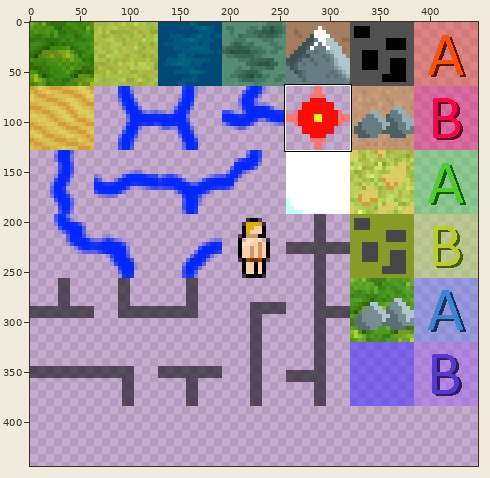
Sprite sheet, stored at src/main/resources/sheets/tiles_map.png. Above, an overview of the earlier version with the close-up marked.
Close-up. Earlier state:
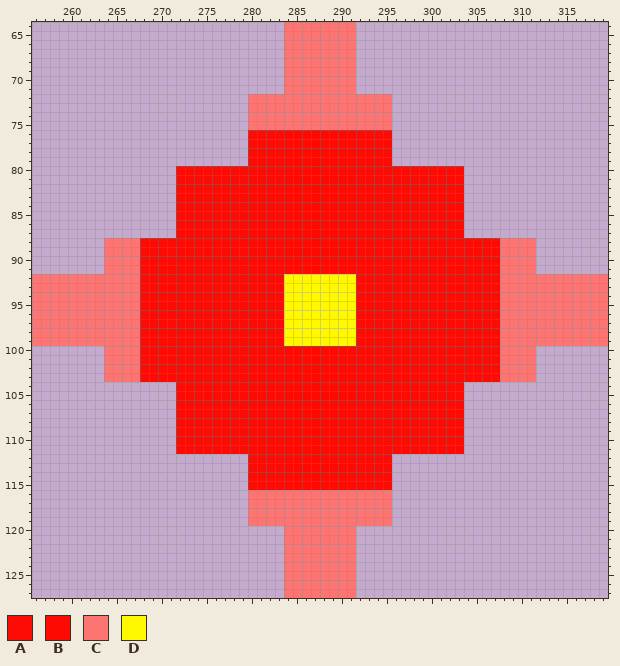
The file is 448x384 pixels. Pixels under 10% opacity are left out. Colours within 5 levels of each other are drawn and written as one. Shown: x 256..319, y 64..127. The old version is drawn lined up with the new one, on the new canvas. The wide view leaves out empty margins. The commit also changed other parts of the picture, which this record leaves out.
Palette (. is transparent): A #ff0800f8  B #ff0a03  C #ff7470f8  D #fff800
Pixels before (only the part around the change), first column x 256:
 64 ............................CCCCCCCC............................
 65 ............................CCCCCCCC............................
 66 ............................CCCCCCCC............................
 67 ............................CCCCCCCC............................
 68 ............................CCCCCCCC............................
 69 ............................CCCCCCCC............................
 70 ............................CCCCCCCC............................
 71 ............................CCCCCCCC............................
 72 ........................CCCCCCCCCCCCCCCC........................
 73 ........................CCCCCCCCCCCCCCCC........................
 74 ........................CCCCCCCCCCCCCCCC........................
 75 ........................CCCCCCCCCCCCCCCC........................
 76 ........................AAAABBBBBBBBAAAA........................
 77 ........................AAAABBBBBBBBAAAA........................
 78 ........................AAAABBBBBBBBAAAA........................
 79 ........................AAAABBBBBBBBAAAA........................
 80 ................AAAAAAAAAAAABBBBBBBBAAAAAAAAAAAA................
 81 ................AAAAAAAAAAAABBBBBBBBAAAAAAAAAAAA................
 82 ................AAAAAAAAAAAABBBBBBBBAAAAAAAAAAAA................
 83 ................AAAAAAAAAAAABBBBBBBBAAAAAAAAAAAA................
 84 ................AAAAAAAAAAAABBBBBBBBAAAAAAAAAAAA................
 85 ................AAAAAAAAAAAABBBBBBBBAAAAAAAAAAAA................
 86 ................AAAAAAAAAAAABBBBBBBBAAAAAAAAAAAA................
 87 ................AAAAAAAAAAAABBBBBBBBAAAAAAAAAAAA................
 88 ........CCCCAAAAAAAAAAAAAAAABBBBBBBBAAAAAAAAAAAAAAAACCCC........
 89 ........CCCCAAAAAAAAAAAAAAAABBBBBBBBAAAAAAAAAAAAAAAACCCC........
 90 ........CCCCAAAAAAAAAAAAAAAABBBBBBBBAAAAAAAAAAAAAAAACCCC........
 91 ........CCCCAAAAAAAAAAAAAAAABBBBBBBBAAAAAAAAAAAAAAAACCCC........
 92 CCCCCCCCCCCCAAAAAAAAAAAAAAAADDDDDDDDAAAAAAAAAAAAAAAACCCCCCCCCCCC
 93 CCCCCCCCCCCCAAAAAAAAAAAAAAAADDDDDDDDAAAAAAAAAAAAAAAACCCCCCCCCCCC
 94 CCCCCCCCCCCCAAAAAAAAAAAAAAAADDDDDDDDAAAAAAAAAAAAAAAACCCCCCCCCCCC
 95 CCCCCCCCCCCCAAAAAAAAAAAAAAAADDDDDDDDAAAAAAAAAAAAAAAACCCCCCCCCCCC
 96 CCCCCCCCCCCCAAAAAAAAAAAAAAAADDDDDDDDAAAAAAAAAAAAAAAACCCCCCCCCCCC
 97 CCCCCCCCCCCCAAAAAAAAAAAAAAAADDDDDDDDAAAAAAAAAAAAAAAACCCCCCCCCCCC
 98 CCCCCCCCCCCCAAAAAAAAAAAAAAAADDDDDDDDAAAAAAAAAAAAAAAACCCCCCCCCCCC
 99 CCCCCCCCCCCCAAAAAAAAAAAAAAAADDDDDDDDAAAAAAAAAAAAAAAACCCCCCCCCCCC
100 ........CCCCAAAAAAAAAAAAAAAABBBBBBBBAAAAAAAAAAAAAAAACCCC........
101 ........CCCCAAAAAAAAAAAAAAAABBBBBBBBAAAAAAAAAAAAAAAACCCC........
102 ........CCCCAAAAAAAAAAAAAAAABBBBBBBBAAAAAAAAAAAAAAAACCCC........
103 ........CCCCAAAAAAAAAAAAAAAABBBBBBBBAAAAAAAAAAAAAAAACCCC........
104 ................AAAAAAAAAAAABBBBBBBBAAAAAAAAAAAA................
105 ................AAAAAAAAAAAABBBBBBBBAAAAAAAAAAAA................
106 ................AAAAAAAAAAAABBBBBBBBAAAAAAAAAAAA................
107 ................AAAAAAAAAAAABBBBBBBBAAAAAAAAAAAA................
108 ................AAAAAAAAAAAABBBBBBBBAAAAAAAAAAAA................
109 ................AAAAAAAAAAAABBBBBBBBAAAAAAAAAAAA................
110 ................AAAAAAAAAAAABBBBBBBBAAAAAAAAAAAA................
111 ................AAAAAAAAAAAABBBBBBBBAAAAAAAAAAAA................
112 ........................AAAABBBBBBBBAAAA........................
113 ........................AAAABBBBBBBBAAAA........................
114 ........................AAAABBBBBBBBAAAA........................
115 ........................AAAABBBBBBBBAAAA........................
116 ........................CCCCCCCCCCCCCCCC........................
117 ........................CCCCCCCCCCCCCCCC........................
118 ........................CCCCCCCCCCCCCCCC........................
119 ........................CCCCCCCCCCCCCCCC........................
120 ............................CCCCCCCC............................
121 ............................CCCCCCCC............................
122 ............................CCCCCCCC............................
123 ............................CCCCCCCC............................
124 ............................CCCCCCCC............................
125 ............................CCCCCCCC............................
126 ............................CCCCCCCC............................
127 ............................CCCCCCCC............................
New version:
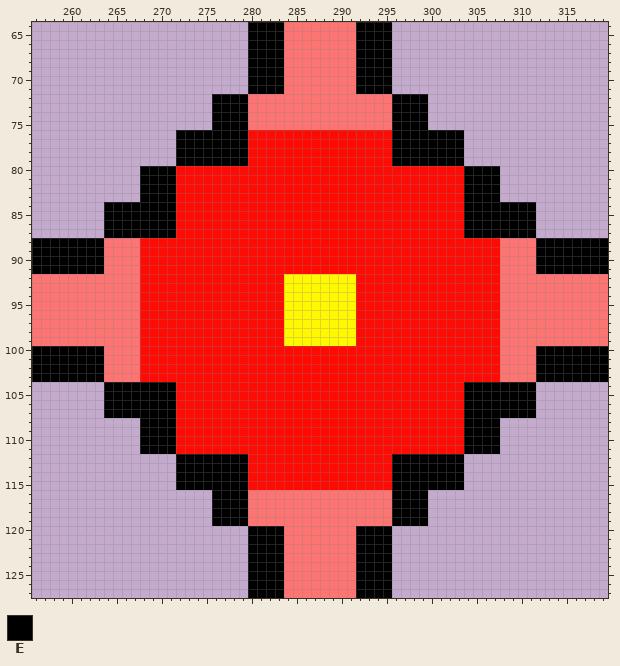
Colours new in this view: E #000000
Difference:
canvas 448x384 -> 448x448
Changed rows in their new state; - is an unchanged pixel.
first column x 256:
 64 ------------------------EEEE--------EEEE------------------------
 65 ------------------------EEEE--------EEEE------------------------
 66 ------------------------EEEE--------EEEE------------------------
 67 ------------------------EEEE--------EEEE------------------------
 68 ------------------------EEEE--------EEEE------------------------
 69 ------------------------EEEE--------EEEE------------------------
 70 ------------------------EEEE--------EEEE------------------------
 71 ------------------------EEEE--------EEEE------------------------
 72 --------------------EEEE----------------EEEE--------------------
 73 --------------------EEEE----------------EEEE--------------------
 74 --------------------EEEE----------------EEEE--------------------
 75 --------------------EEEE----------------EEEE--------------------
 76 ----------------EEEEEEEE----------------EEEEEEEE----------------
 77 ----------------EEEEEEEE----------------EEEEEEEE----------------
 78 ----------------EEEEEEEE----------------EEEEEEEE----------------
 79 ----------------EEEEEEEE----------------EEEEEEEE----------------
 80 ------------EEEE--------------------------------EEEE------------
 81 ------------EEEE--------------------------------EEEE------------
 82 ------------EEEE--------------------------------EEEE------------
 83 ------------EEEE--------------------------------EEEE------------
 84 --------EEEEEEEE--------------------------------EEEEEEEE--------
 85 --------EEEEEEEE--------------------------------EEEEEEEE--------
 86 --------EEEEEEEE--------------------------------EEEEEEEE--------
 87 --------EEEEEEEE--------------------------------EEEEEEEE--------
 88 EEEEEEEE------------------------------------------------EEEEEEEE
 89 EEEEEEEE------------------------------------------------EEEEEEEE
 90 EEEEEEEE------------------------------------------------EEEEEEEE
 91 EEEEEEEE------------------------------------------------EEEEEEEE
first column x 256:
100 EEEEEEEE------------------------------------------------EEEEEEEE
101 EEEEEEEE------------------------------------------------EEEEEEEE
102 EEEEEEEE------------------------------------------------EEEEEEEE
103 EEEEEEEE------------------------------------------------EEEEEEEE
104 --------EEEEEEEE--------------------------------EEEEEEEE--------
105 --------EEEEEEEE--------------------------------EEEEEEEE--------
106 --------EEEEEEEE--------------------------------EEEEEEEE--------
107 --------EEEEEEEE--------------------------------EEEEEEEE--------
108 ------------EEEE--------------------------------EEEE------------
109 ------------EEEE--------------------------------EEEE------------
110 ------------EEEE--------------------------------EEEE------------
111 ------------EEEE--------------------------------EEEE------------
112 ----------------EEEEEEEE----------------EEEEEEEE----------------
113 ----------------EEEEEEEE----------------EEEEEEEE----------------
114 ----------------EEEEEEEE----------------EEEEEEEE----------------
115 ----------------EEEEEEEE----------------EEEEEEEE----------------
116 --------------------EEEE----------------EEEE--------------------
117 --------------------EEEE----------------EEEE--------------------
118 --------------------EEEE----------------EEEE--------------------
119 --------------------EEEE----------------EEEE--------------------
120 ------------------------EEEE--------EEEE------------------------
121 ------------------------EEEE--------EEEE------------------------
122 ------------------------EEEE--------EEEE------------------------
123 ------------------------EEEE--------EEEE------------------------
124 ------------------------EEEE--------EEEE------------------------
125 ------------------------EEEE--------EEEE------------------------
126 ------------------------EEEE--------EEEE------------------------
127 ------------------------EEEE--------EEEE------------------------
